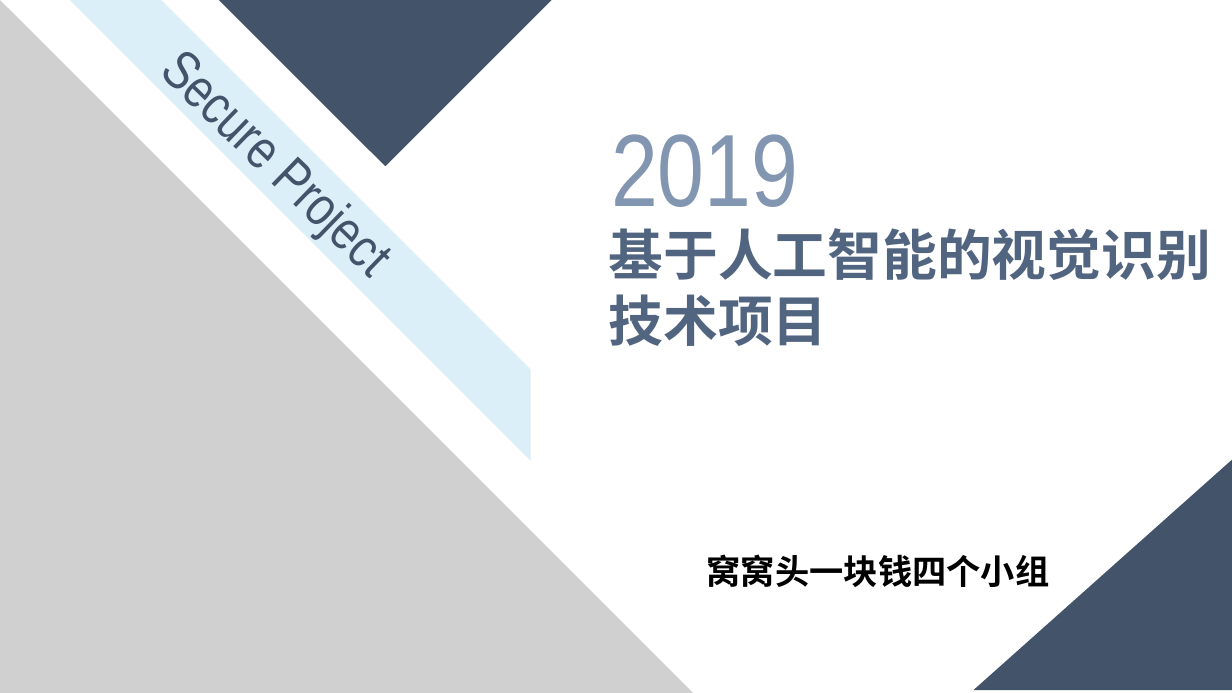
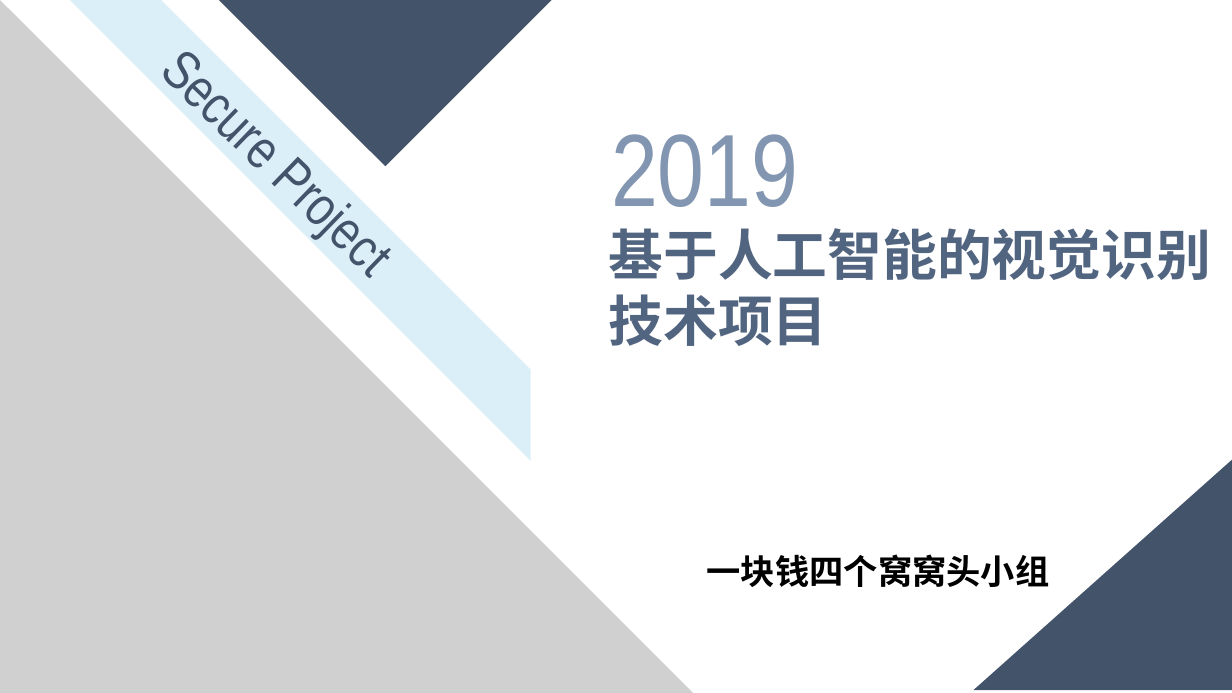
Before and after one commit to bookyue/A05, a slide deck: slide 1 of A类-1903011-一块钱四个窝窝头-基于人工智能的视觉识别技术项目简介ppt.pptx. Drawn at 1232x693 pixels with LibreOffice and Linux fonts; fonts in the diff are those of the drawing; grey boxes stand for pictures. Boxes give left, top, right and bottom in pixels: in the first picture for what was removed or moved away, otherwise in the second. Text is boxed around its words. In the diff, an @@ line names an element or a change of style, - is before the commit and + after.

```diff
--- a/A类-1903011-一块钱四个窝窝头-基于人工智能的视觉识别技术项目简介ppt.pptx
+++ b/A类-1903011-一块钱四个窝窝头-基于人工智能的视觉识别技术项目简介ppt.pptx
@@ text at [707,554,1050,587]: text changed @@
-窝窝头一块钱四个小组
+一块钱四个窝窝头小组
```
Also in this commit, not shown: 3 other slides changed, 1 slide added, 1 slide removed.
